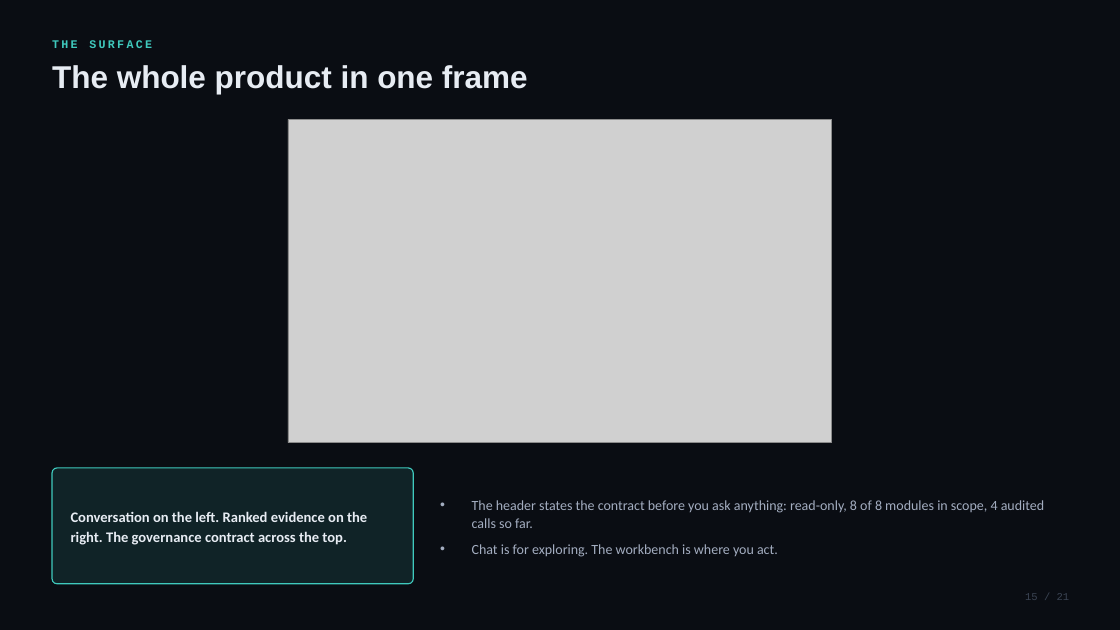
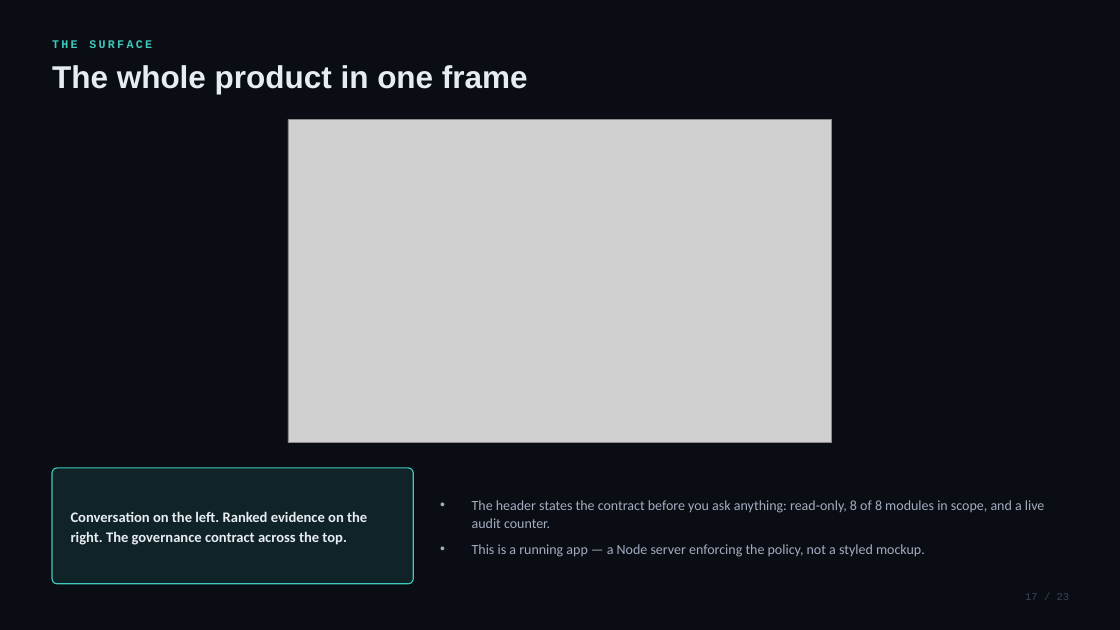
Before and after one commit to mayukhg/qualys-mcp-app, a slide deck: slide 17 of portfolio/risk-copilot-deck-full.pptx (slide 15 before the commit). Drawn at 1120x630 pixels with LibreOffice and Linux fonts; fonts in the diff are those of the drawing; grey boxes stand for pictures. Boxes give left, top, right and bottom in pixels: in the first picture for what was removed or moved away, otherwise in the second. Text is boxed around its words. In the diff, an @@ line names an element or a change of style, - is before the commit and + after.

```diff
--- a/portfolio/risk-copilot-deck-full.pptx
+++ b/portfolio/risk-copilot-deck-full.pptx
@@ text at (472, 500, 1045, 557): text changed @@
-• The header states the contract before you ask anything: read-only, 8 of 8 modules in scope, 4 audited calls so far.
-• Chat is for exploring. The workbench is where you act.
+• The header states the contract before you ask anything: read-only, 8 of 8 modules in scope, and a live audit counter.
+• This is a running app — a Node server enforcing the policy, not a styled mockup.
@@ text at (1025, 593, 1070, 600): text changed @@
-15 / 21
+17 / 23
```
Also in this commit, not shown: 18 other slides changed, 3 slides added, 1 slide removed, 7 other files.
